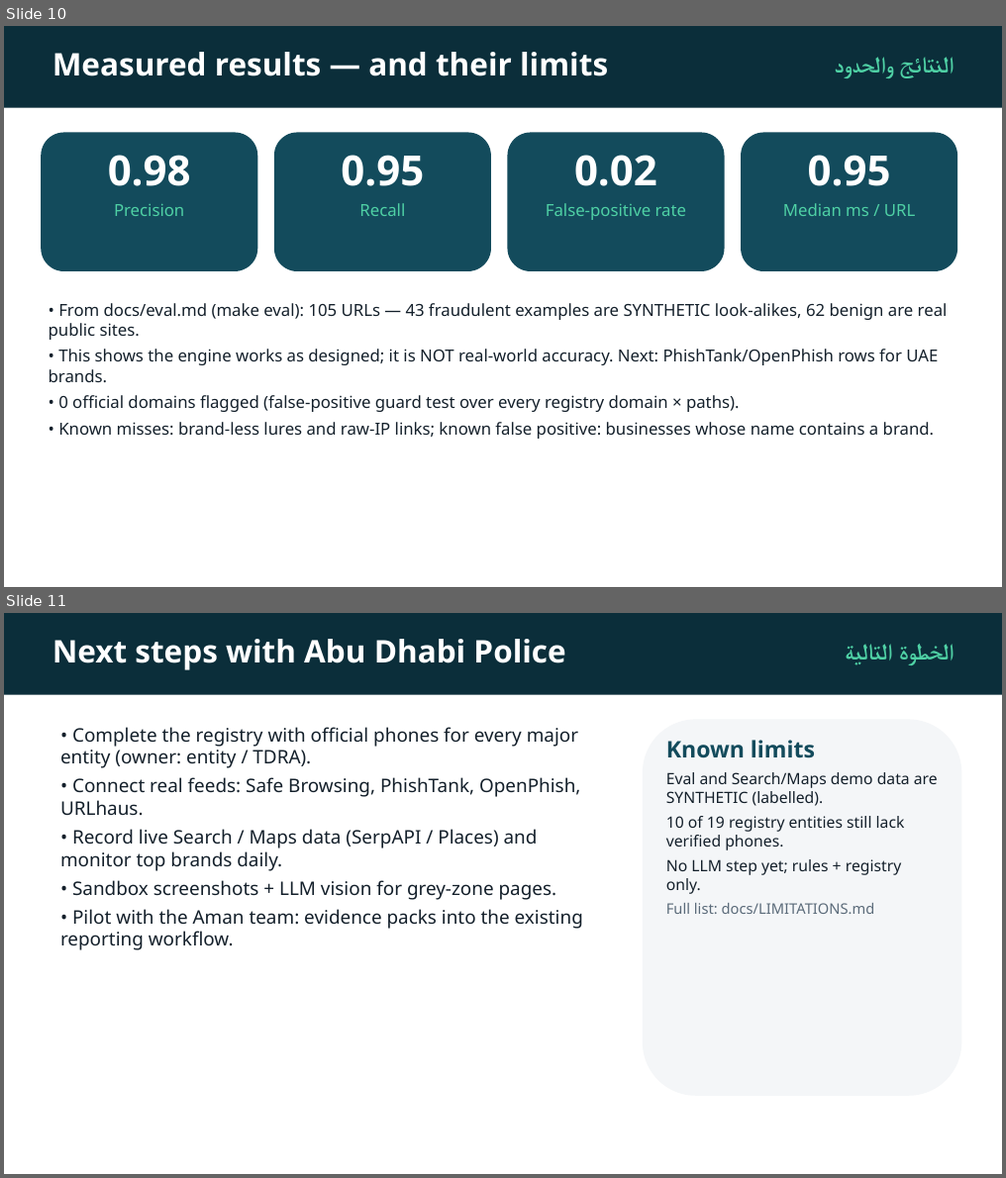
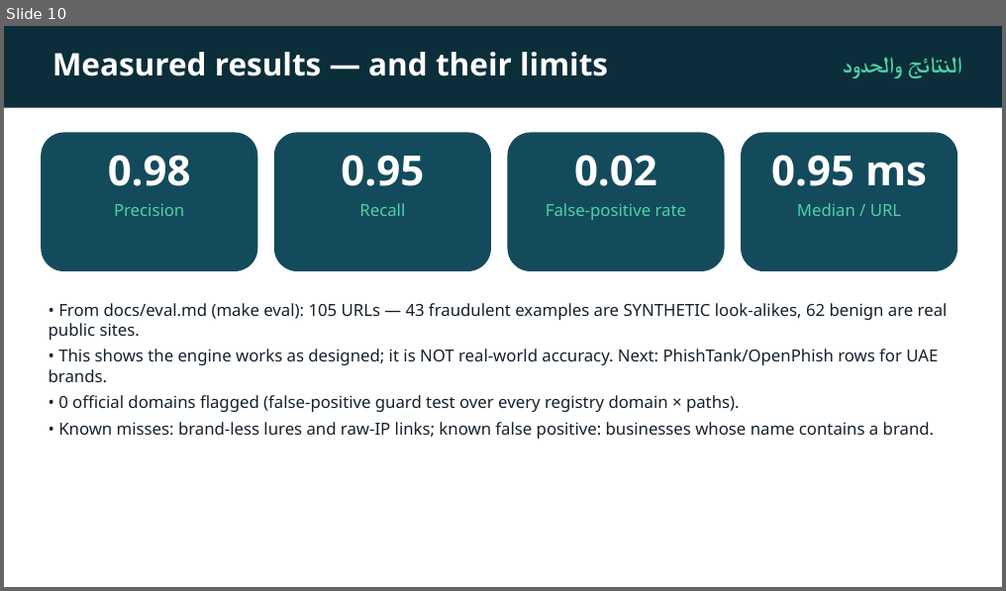
Before and after one commit to mohamed11uk-oss/baseera, a slide deck: docs/Baseera.pptx. Shown one above the other, each under a label of ours: slides 10 and 11 before the commit, slide 10 after it. The pictures are 1006x1178 and 1006x591 pixels, drawn with LibreOffice and Linux fonts; fonts in the diff are those of the drawing. Boxes give left, top, right and bottom in pixels: in the first picture for what was removed or moved away, otherwise in the second. Text is boxed around its words. In the diff, an @@ line names an element or a change of style, - is before the commit and + after.

```diff
--- a/docs/Baseera.pptx
+++ b/docs/Baseera.pptx
@@ slide 11 removed at [4, 613, 1002, 1174], background #FFFFFF @@
@@ rectangle removed at [4, 613, 1002, 694] @@
@@ text removed at [53, 639, 565, 670] @@
-Next steps with Abu Dhabi Police
@@ text removed at [899, 644, 954, 665] @@
-الخطوة التالية
@@ text removed at [60, 727, 583, 951] @@
-• Complete the registry with official phones for every major entity (owner: entity / TDRA).
-• Connect real feeds: Safe Browsing, PhishTank, OpenPhish, URLhaus.
-• Record live Search / Maps data (SerpAPI / Places) and monitor top brands daily.
-• Sandbox screenshots + LLM vision for grey-zone pages.
-• Pilot with the Aman team: evidence packs into the existing reporting workflow.
@@ rounded rectangle removed at [643, 719, 962, 1096] @@
@@ text removed at [666, 740, 938, 914] @@
-Known limits
-Eval and Search/Maps demo data are SYNTHETIC (labelled).
-10 of 19 registry entities still lack verified phones.
-No LLM step yet; rules + registry only.
-Full list: docs/LIMITATIONS.md
@@ slide 10 changed as well @@
@@ text "النتائج والحدود": place and size @@
-text "النتائج والحدود" at [899, 57, 953, 78]
+text "النتائج والحدود" at [908, 57, 962, 78]
@@ text at [771, 155, 927, 216]: text changed @@
-0.95
-Median ms / URL
+0.95 ms
+Median / URL
```
Also in this commit, not shown: 10 other slides changed, 1 slide added.
